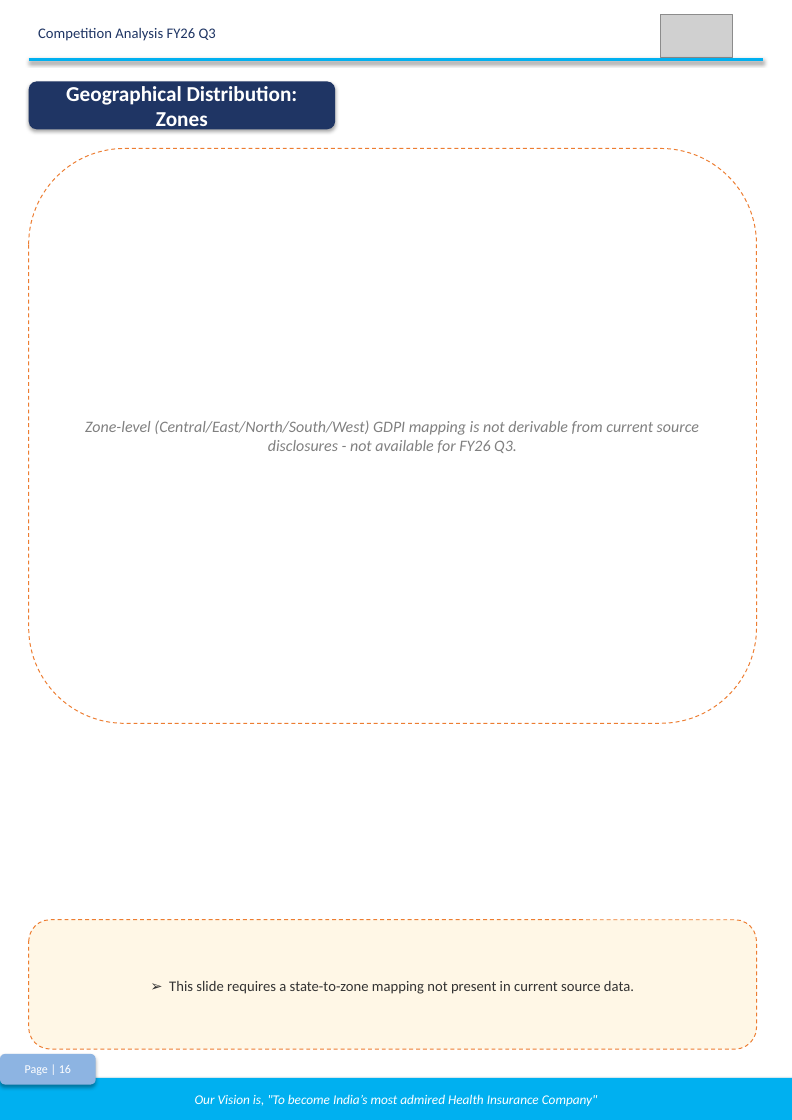
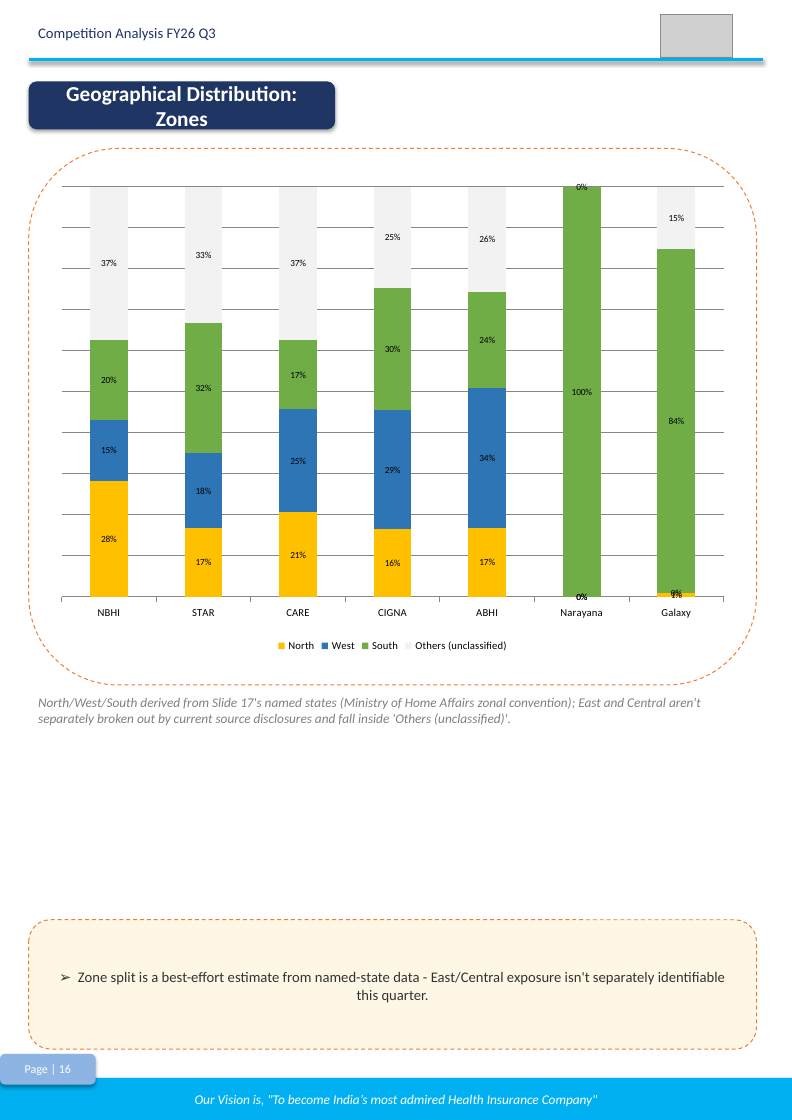
Before and after one commit to premsagariit/Competitor_Summary, a slide deck: slide 16 of Backend/output/Competition_Summary_FY26_Q3.pptx. Drawn at 792x1120 pixels with LibreOffice and Linux fonts; fonts in the diff are those of the drawing; grey boxes stand for pictures. Boxes give left, top, right and bottom in pixels: in the first picture for what was removed or moved away, otherwise in the second. Text is boxed around its words. In the diff, an @@ line names an element or a change of style, - is before the commit and + after.

```diff
--- a/Backend/output/Competition_Summary_FY26_Q3.pptx
+++ b/Backend/output/Competition_Summary_FY26_Q3.pptx
@@ rounded rectangle resized from (x1=29, y1=148, x2=757, y2=723) to (x1=29, y1=148, x2=757, y2=685) @@
@@ column stacked 100% chart added at (x1=48, y1=177, x2=737, y2=656) @@
+categories: NBHI, STAR, CARE, CIGNA, ABHI, Narayana, Galaxy
+North: 0.28, 0.17, 0.21, 0.16, 0.17, 0, 0.01
+West: 0.15, 0.18, 0.25, 0.29, 0.34, 0, 0
+South: 0.2, 0.32, 0.17, 0.3, 0.24, 1, 0.84
+Others (unclassified): 0.37, 0.33, 0.37, 0.25, 0.26, 0, 0.15
@@ text in rounded rectangle at (x1=85, y1=420, x2=699, y2=453): text removed @@
-Zone-level (Central/East/North/South/West) GDPI mapping is not derivable from current source disclosures - not available for FY26 Q3.
@@ text added at (x1=38, y1=697, x2=701, y2=725), 10 pt, text #808080, italic @@
+North/West/South derived from Slide 17's named states (Ministry of Home Affairs zonal convention); East and Central aren't separately broken out by current source disclosures and fall inside 'Others (unclassified)'.
@@ text in rounded rectangle at (x1=78, y1=972, x2=725, y2=1003): text changed @@
-➢ This slide requires a state-to-zone mapping not present in current source data.
+➢ Zone split is a best-effort estimate from named-state data - East/Central exposure isn't separately identifiable this quarter.
```
Also in this commit, not shown: 8 other slides changed, 7 other files.
